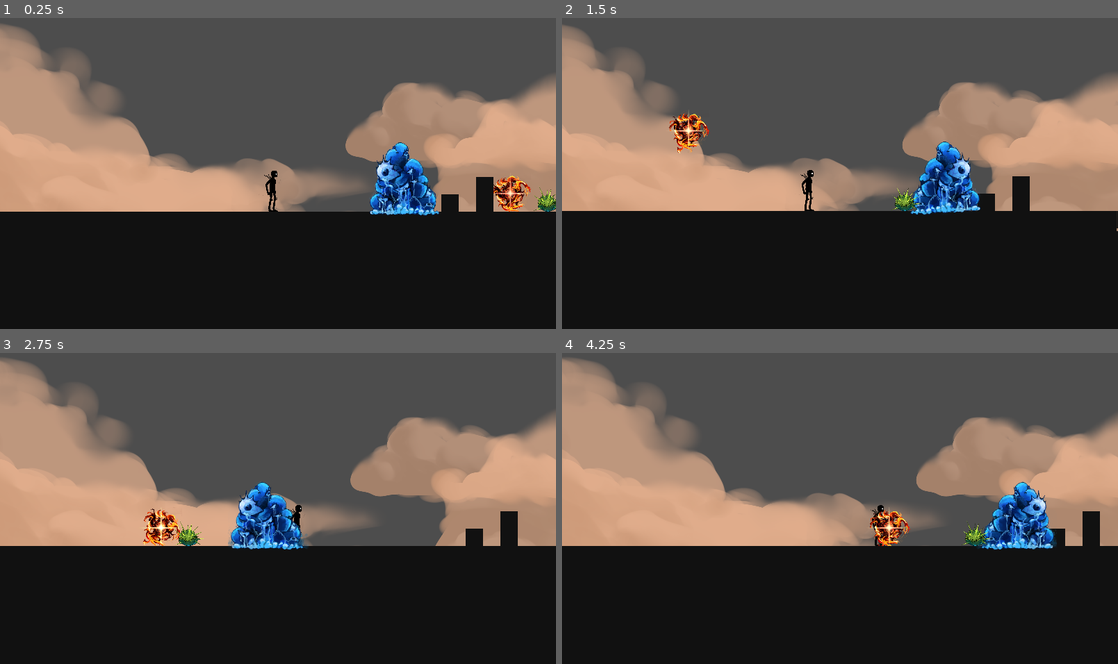
Above: before the commit, frames 1-4 (two rows, left to right).
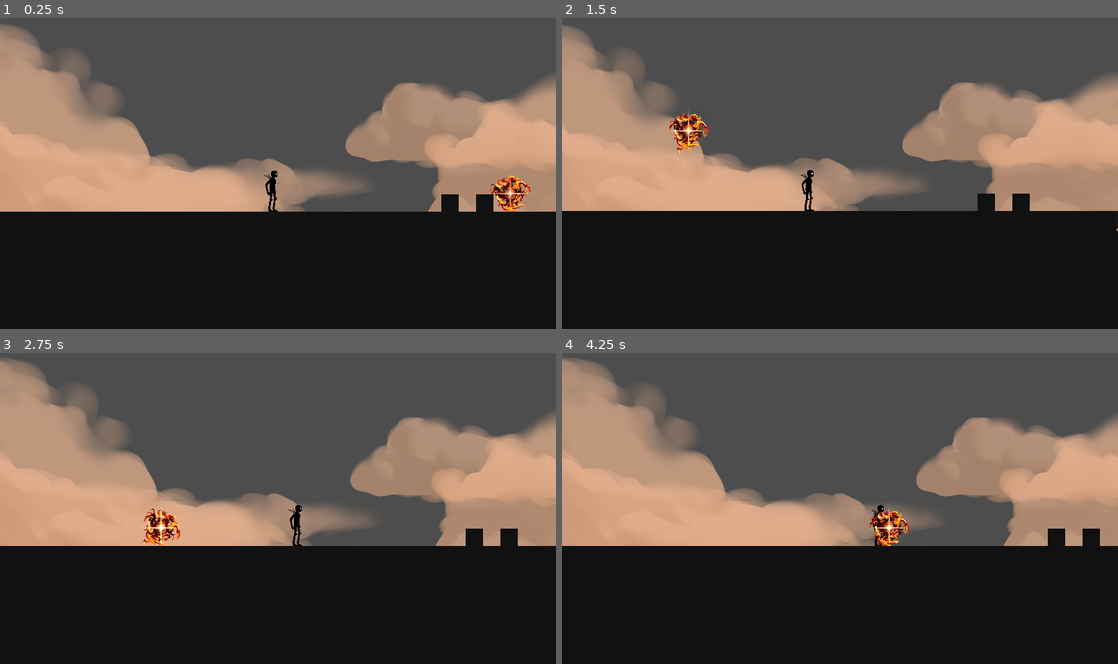
Above: after the commit, the same moments.

Repository: Kunut0/GameJam23_05
Game: Godot game, scene res://Szene/level_anger.tscn
Same seed, same stepped clock (60 frames per second), same inputs: the game is played once before the commit and once after it. This scene is started directly instead of the project's main scene.
Inputs:
- Up to frame 1 (0.25 s): no input
- Up to frame 2 (1.5 s): hold Right (ui_right) from 0.53 s (still down); tap Space (ui_select) at 0.77 s
- Up to frame 3 (2.75 s): tap Space (ui_select) at 1.52 s; release Right (ui_right) at 2.03 s; hold Left (ui_left) from 2.03 s (still down)
- Up to frame 4 (4.25 s): release Left (ui_left) at 2.78 s; hold Right (ui_right) from 2.78 s (still down); tap Space (ui_select) at 3.02, 3.77 s

The runs differ from the first frame. In frame 1, 2.4% of the frame differs, in the area x 66-100%, y 39-64%; in frame 2, 2.2%; in frame 3, 2.3%; in frame 4, 2.3%.
Error in both runs: Invalid access to property or key 'global_position' on a base object of type 'Nil'. (res://Script/player_1.gd:148)

Commit message:
firetrail

Diff:
--- a/gamejamulm/Szene/firetrail.tscn
+++ b/gamejamulm/Szene/firetrail.tscn
@@ -1,10 +1,10 @@
 [gd_scene load_steps=4 format=3 uid="uid://dtmnqp3oqf2ce"]
 
 [ext_resource type="Script" path="res://Szene/firetrail.gd" id="1_0jaj2"]
-[ext_resource type="Texture2D" uid="uid://e8pke53058um" path="res://Assets/anger/fireball.png" id="1_hurmr"]
+[ext_resource type="Texture2D" uid="uid://c63b7figge33i" path="res://Assets/anger/fireball_2.png" id="1_8curs"]
 
 [sub_resource type="Curve" id="Curve_s3ajc"]
-_data = [Vector2(0, 0.637363), 0.0, 0.0, 0, 0, Vector2(1, 1), 0.0, 0.0, 0, 0]
+_data = [Vector2(0.0217391, 0.714286), 0.0, 0.0, 0, 0, Vector2(1, 1), 0.0, 0.0, 0, 0]
 point_count = 2
 
 [node name="Area2D" type="Area2D"]
@@ -13,8 +13,9 @@
 top_level = true
 z_index = -1
 points = PackedVector2Array(114, 29, 52.3563, 13.3187, 0, 0)
+width = 30.0
 width_curve = SubResource("Curve_s3ajc")
-texture = ExtResource("1_hurmr")
+texture = ExtResource("1_8curs")
 texture_mode = 1
 joint_mode = 2
 begin_cap_mode = 2
--- a/gamejamulm/Szene/level_anger.tscn
+++ b/gamejamulm/Szene/level_anger.tscn
@@ -10,8 +10,6 @@
 [ext_resource type="Texture2D" uid="uid://cfq3sfdgs4hg3" path="res://Assets/background/clouds_3.png" id="8_0j3yw"]
 [ext_resource type="PackedScene" uid="uid://d1213mr7ug2lb" path="res://Szene/respawn_point.tscn" id="9_a77ob"]
 [ext_resource type="PackedScene" uid="uid://ds3rxghfvnbm4" path="res://Szene/shadow_respawn_point.tscn" id="10_ekrlj"]
-[ext_resource type="PackedScene" uid="uid://dfvfe30dr8e7i" path="res://Szene/GriefShadow.tscn" id="11_vmrc5"]
-[ext_resource type="PackedScene" uid="uid://bucvbe5gj7e0l" path="res://Szene/AnxietyShadow.tscn" id="12_1ms1e"]
 
 [sub_resource type="TileSetAtlasSource" id="TileSetAtlasSource_30hn3"]
 texture = ExtResource("3_liy11")
@@ -130,7 +128,7 @@
 position = Vector2(1080, 182)
 
 [node name="TileMapLayer" type="TileMapLayer" parent="."]
-tile_map_data = PackedByteArray("AAAAAAUAAAAFAAIAAAABAAUAAAA …(23856 unchanged characters)… FAAIAAAASAAQAAAAFAAIAAAAUAAQAAAAFAAIAAAAUAAMAAAAFAAIAAAA=")
+tile_map_data = PackedByteArray("AAAAAAUAAAAFAAIAAAABAAUAAAA …(23856 unchanged characters)… FAAIAAAASAAQAAAAFAAIAAAAUAAQAAAAFAAIAAAA=")
 tile_set = SubResource("TileSet_fs5gd")
 
 [node name="ParallaxBackground" type="ParallaxBackground" parent="."]
@@ -164,9 +162,3 @@
 [node name="RespawnPoint" parent="." instance=ExtResource("9_a77ob")]
 
 [node name="shadow_respawn_point" parent="." instance=ExtResource("10_ekrlj")]
-
-[node name="CharacterBody2D3" parent="." instance=ExtResource("11_vmrc5")]
-position = Vector2(795, 150)
-
-[node name="CharacterBody2D4" parent="." instance=ExtResource("12_1ms1e")]
-position = Vector2(1205, 248)
Binary file added: gamejamulm/Assets/anger/fireball_2.png
Not shown, added: gamejamulm/Assets/anger/fireball_2.png.import
Not shown: 1 places in gamejamulm/Szene/level_anger.tscn that only renumber resources
